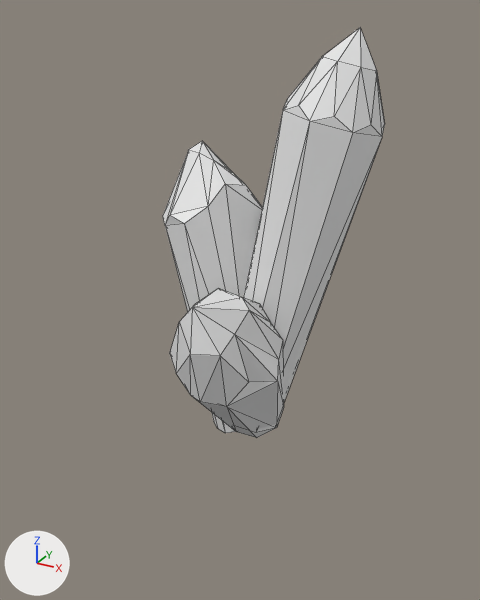
A saved change to the OBJ model data/assets/meshes/healthCrystal.obj.
Camera for both pictures: a camera (50 mm lens) standing at (3.3, -6.17, 4.31) and looking at (0.14, -0.43, 1.44). Every picture has the same lights, and +X, +Y and +Z are marked at lower left. Mesh edges are drawn as thin lines. Where no turn or scale is listed for an object, it has been applied to the vertices.

Names of what the first picture shows: 'SmallCrystal_Cone.028'.
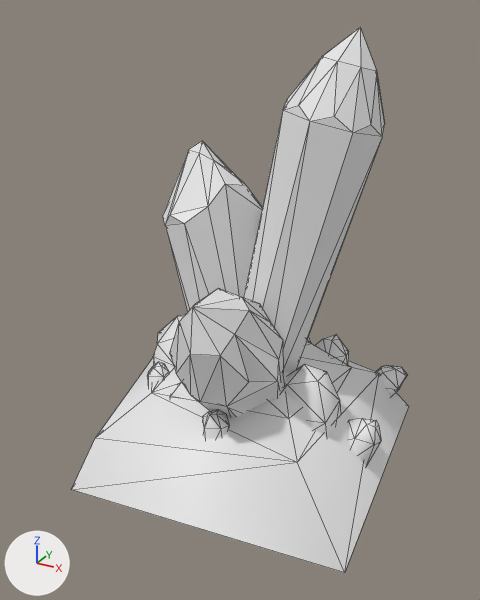
Location of each change, [x1, y1, x2, y2] in pixels of the pictures (480 x 600 px):
'SmallCrystal_Cone.028', reshaped (52% wider, 33% taller)
    before: [163, 28, 385, 438]
    after: [71, 28, 409, 573]
part 1 of me_smallcrystal_cone_028, added
    after: [71, 315, 409, 573]

Patch to the scene script:
```diff
--- a/data/assets/meshes/healthCrystal.obj.py
+++ b/data/assets/meshes/healthCrystal.obj.py
@@ me_smallcrystal_cone_028 @@
 # used by ob_smallcrystal_cone_028; location = (0.0, 0.0, 0.0)
-me_smallcrystal_cone_028.from_pydata(...)  # 98 vertices, 166 faces; spans x -0.95..1.4, y -1.76..0.64, z -0.47..4.15
+me_smallcrystal_cone_028.from_pydata(...)  # 279 vertices, 451 faces; spans x -1.69..1.91, y -2.07..1.55, z -0.5..4.15
+# me_smallcrystal_cone_028 part 1
+# 181 vertices are added at x -1.69..1.91, y -2.07..1.55, z -0.5..0.96
+# 285 new faces join them
+# me_smallcrystal_cone_028 part 2: the surface is now shaded smooth
```
